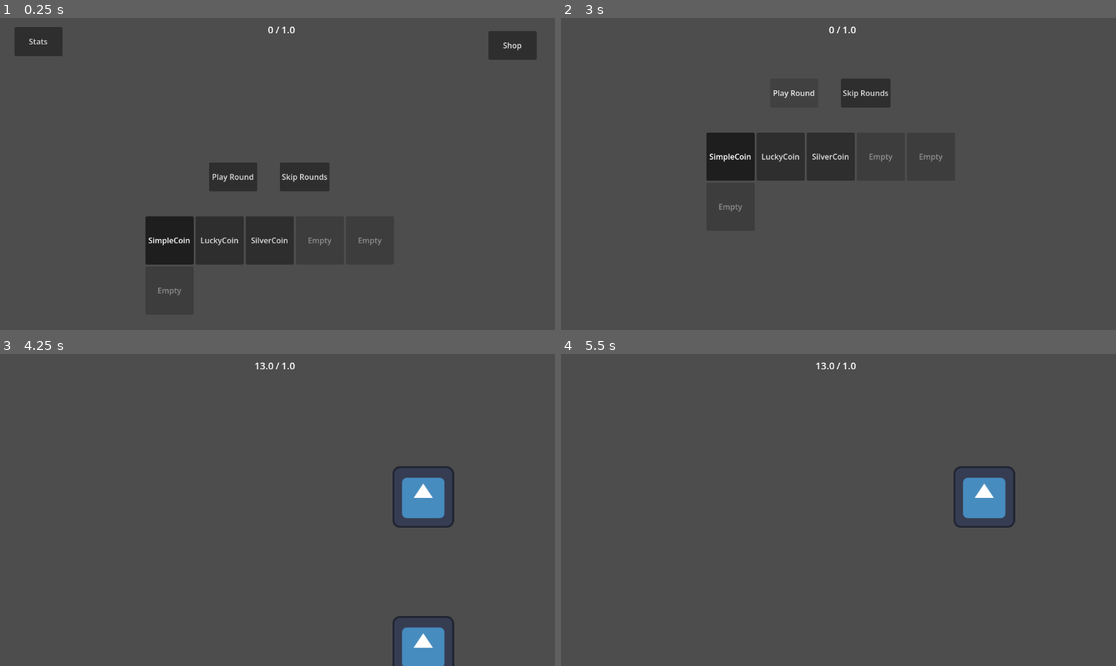
Above: before the commit, frames 1-4 (two rows, left to right).
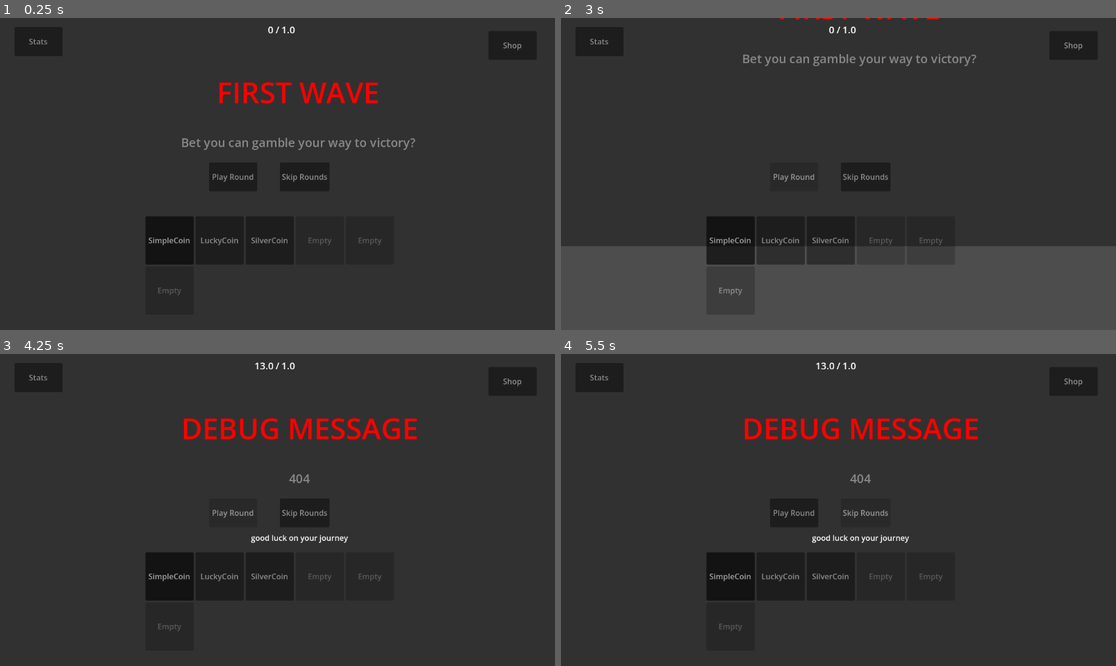
Above: after the commit, the same moments.

Repository: iceknith/Organ-Gambler-Full
Game: Godot game, scene res://src/game_scenes/main/main.tscn
Same seed, same stepped clock (60 frames per second), same inputs: the game is played once before the commit and once after it. The engine's default icon, where the game draws it, is replaced by a stand-in: a white triangle on a blue panel in a dark square.
Inputs (mouse positions are in pixels of both pictures, inside the frame that each line leads up to):
- Up to frame 1 (0.25 s): no input
- Up to frame 2 (3 s): click "Stats" at 0.5 s; click "Shop" at 1.25 s; click "back" at 2 s; click "Play Round" at 2.75 s
- Up to frame 3 (4.25 s): click (233, 513) at 3.5 s, where only the run after the commit has a clickable "Play Round"
- Up to frame 4 (5.5 s): click (866, 513) at 4.25 s, where only the run after the commit has a clickable "Skip Rounds"; click (866, 513) at 5 s, where only the run after the commit has a clickable "Skip Rounds"

The runs differ from the first frame. In frame 1, 89% of the frame differs, in the area x 0-100%, y 0-100%; in frame 2, 66%; in frame 3, 99%; in frame 4, 99%.

Commit message:
context almost done, context priority queue progress

Diff:
--- a/src/game_datas/gameData.gd
+++ b/src/game_datas/gameData.gd
@@ -4,19 +4,21 @@
 @export var wave:int = 0
 @export var wave_objective:float = 1
 
-var _internal_round: int = 0 #infinite recursion block
+var message_array:Array[Messages]
+# Context messages will be displayed only on top of hub
+# You can call and create any message in the folder messages>list using the function request_context_message(MessageLoader.get_message("YOUR MESSAGE"))
+# When displayed the messages will be display in order of priority
+
 # call next_wave() automatically when every rounds has ended
+var _internal_round: int = 0 #infinite recursion block (do not modify)
 @export var round: int:
 	get:
-		return _internal_round
+		return _internal_round #infinite recursion block /!\
 	set(new_round):
 		var max_rounds = Player.get_attribute(Player.Attributes.ROUNDS)
 		if max_rounds <= 0: return
 		if new_round >= max_rounds:
 			next_wave()
-			request_context_message(MessageLoader.get_message("new_wave"))
-			request_context_message(MessageLoader.get_message("1"))
-			request_context_message(MessageLoader.get_message("first_wave"))
 		else:
 			_internal_round = new_round
 
@@ -29,32 +31,41 @@
 ###---Functions---###
 func _ready() -> void:
 	new_wave.emit.call_deferred(1,wave_objective) # wait for the overlay to load before sending it's signall
+	request_context_message(MessageLoader.get_message("first_wave"))
 
-	#context_message(MessageLoader.get_message("first_wave.tres"))
+	request_context_message(MessageLoader.get_message("debug"))
+	request_context_message(MessageLoader.get_message("debug"))
+	request_context_message(MessageLoader.get_message("debug"))
 
 func next_wave() -> void:
-	print("NEXT WAVE")
+	print("Debug, wave info: wave n" + str(wave) + " wave objectif: " + str(wave_objective))
+	# Loose condition:
 	if(Player.money < wave_objective):
+		print("Game over: not enough money.")
 		on_game_over()
 		return
+	# Wave threshold met, innitiating new wave
 	wave +=1
 	round = 0
 	Player.money-=wave_objective
+
 	wave_objective = calculate_wave_objective(wave, wave_objective)
 	new_wave.emit(wave,wave_objective)
 
+	var message_type = "debug"
+	if(wave == 0):message_type = "first_wave"
+	else: message_type = "new_wave"
+
+	request_context_message(MessageLoader.get_message(message_type))
+
+
 func next_round() -> void:
 	round +=1
-	# DEBUG
-	#print("next round")
-	#print("Player.Attributes.ROUNDS: "+ str(Player.get_attribute(Player.Attributes.ROUNDS)))
-	#print("GameData roud: "+str(round))
-	#print("wave_objective : "+str(wave_objective))
 
 func on_game_over() -> void:
 	game_over.emit()
 	request_context_message(MessageLoader.get_message("game_over"))
-	print("game over!")
+	# palyer setting reset
 	wave =0
 	round = 0
 	Player.money=0
@@ -64,22 +75,26 @@
 func calculate_wave_objective(current_wave:int, previous_wave_objective:int) -> float:
 	return previous_wave_objective * (2 + (current_wave / 5))
 
+# Context screen gestion ----------------------------- WORK IN PROGRESS
 
-
-# Context screen gestion ----------------------------- WORK IN PROGRESS
-var message_array:Array[Messages]
 
 #Allows any script to request a context message
 func request_context_message(info:Messages) -> void:
 	print("gameData recieved message:" + info.title)
 	message_array.append(info)
 	message_priority_sort()
-	#ajoute le message dans une liste de message
 
 func message_priority_sort() -> void:
-	pass
+	#insertion sort
+	for i in range(message_array.size()):
+		var cle = message_array[i]
+		var j = i - 1
+		while j >= 0 and cle.priority > message_array[j].priority:
+			message_array[j + 1] = message_array[j]
+			j-=1
+		message_array[j+1] = cle
 
-# Messages can be displayed only on top of hub
+
 func display_context_message():
 	if !message_array.is_empty():
 		Main.main.switch_to_scene("context")
--- a/src/game_scenes/hub/hub.gd
+++ b/src/game_scenes/hub/hub.gd
@@ -14,7 +14,3 @@
 	$PlayRound.pressed.connect(Main.main.switch_to_scene.bind("round"))
 	$Shop.pressed.connect(Main.main.switch_to_scene.bind("shop"))
 	$Stats.pressed.connect(Main.main.switch_to_scene.bind("stats"))
-
-func return_scene() -> void:
-	#GameData.context_message() # ---------------------
-	pass
--- a/src/game_scenes/main/main.gd
+++ b/src/game_scenes/main/main.gd
@@ -19,17 +19,7 @@
 	if main != null: push_error("Main already instantiated"); return
 	main = self
 	initialize_scenes()
-
-'''
-# Context message management
-func _on_hub_message_requested(title, subtitle, body, duration): # ---- /!\
-	switch_to_scene("context")
-	$GameScenes/context.display_message(title, subtitle, body, duration)
-'''
-# Context screen tack finished
-func _on_context_finished():
-	go_back()# ---- /!\
-
+	action()
 
 func initialize_scenes():
 	for sceneName in scenes:
@@ -45,9 +35,8 @@
 	# Add the first scene to the scene history
 	sceneHistory.append(firstScene)
 
-	# Context / Hub signal management
-	#$GameScenes/hub.message_requested.connect(_on_hub_message_requested)# ---- /!\
-	$GameScenes/context.context_finished.connect(GameData.context_finished)# ---- /!\
+	# Context / gameData signal management
+	$GameScenes/context.context_finished.connect(GameData.context_finished)
 
 # Scene switching functions
 func switch_to_scene(sceneName:String, transition:SceneTransition = null) -> void:
@@ -97,6 +86,7 @@
 
 	if(next_scene.has_method("play_scene")):
 		next_scene.play_scene()
+
 	action()
 
 func go_back(transition:SceneTransition = null) -> void:
@@ -154,10 +144,8 @@
 		node.show()
 	node.process_mode = Node.PROCESS_MODE_INHERIT
 
-#Function that trigger every time a scene transition happends.
+#Function that trigger every time a scene transition happends. Also called at the start of the game.
 func action() -> void:
-
-	#display context screen on top of hub
+	#Displays context screen on top of hub
 	if (sceneHistory.size() == 1 && sceneHistory[0] == "hub"):
-		print("main will start displaying ...")
 		GameData.display_context_message()
--- a/src/messages/list/new_wave.tres
+++ b/src/messages/list/new_wave.tres
@@ -7,6 +7,6 @@
 priority = 1
 title = "NEW WAVE !"
 subtitle = "ready for wave $wave ?"
-body = "you have $round !"
+body = "you have only $round rounds!"
 duration = 3.0
 metadata/_custom_type_script = "uid://3dv47nyyfbid"
